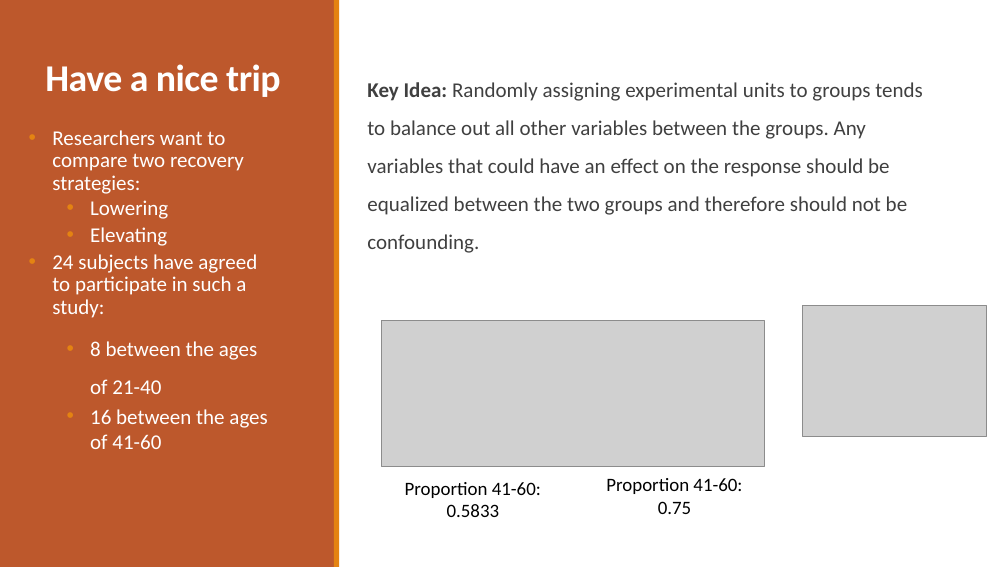
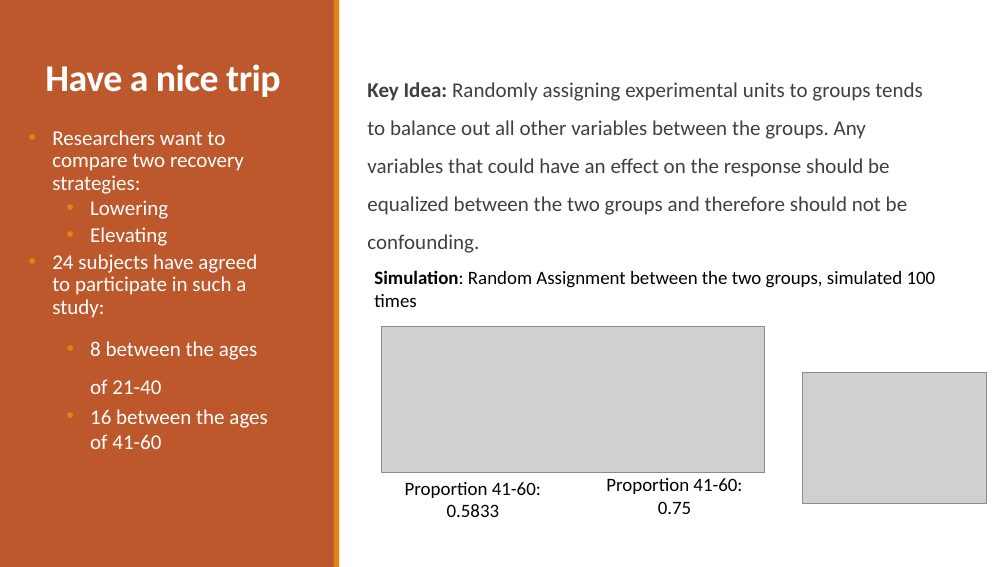
Before and after one commit to alisonkleffner/presentations, a slide deck: slide 27 of job/teaching/teaching-demonstration1.pptx. Drawn at 1008x567 pixels with LibreOffice and Linux fonts; fonts in the diff are those of the drawing; grey boxes stand for pictures. Boxes give left, top, right and bottom in pixels: in the first picture for what was removed or moved away, otherwise in the second. Text is boxed around its words. In the diff, an @@ line names an element or a change of style, - is before the commit and + after.

```diff
--- a/job/teaching/teaching-demonstration1.pptx
+++ b/job/teaching/teaching-demonstration1.pptx
@@ text added at (374, 270, 936, 307), 18 pt, text #000000 @@
+Simulation: Random Assignment between the two groups, simulated 100 times
@@ picture: place and size @@
-picture at (382, 321, 765, 467)
+picture at (382, 327, 765, 473)
@@ picture: place and size @@
-picture at (803, 306, 988, 436)
+picture at (803, 373, 988, 504)
```
Also in this commit, not shown: 4 other slides changed, 1 other file.
